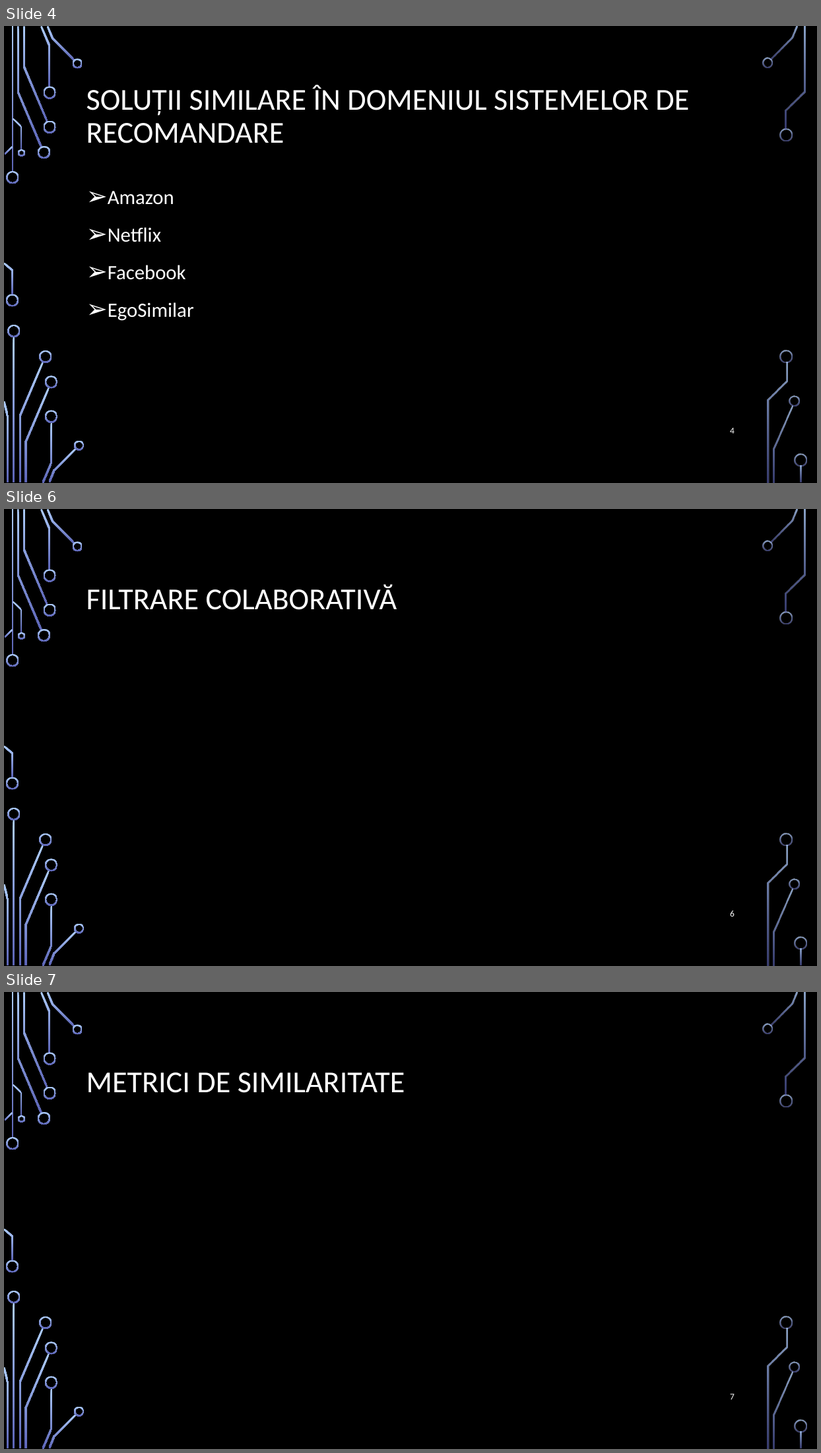
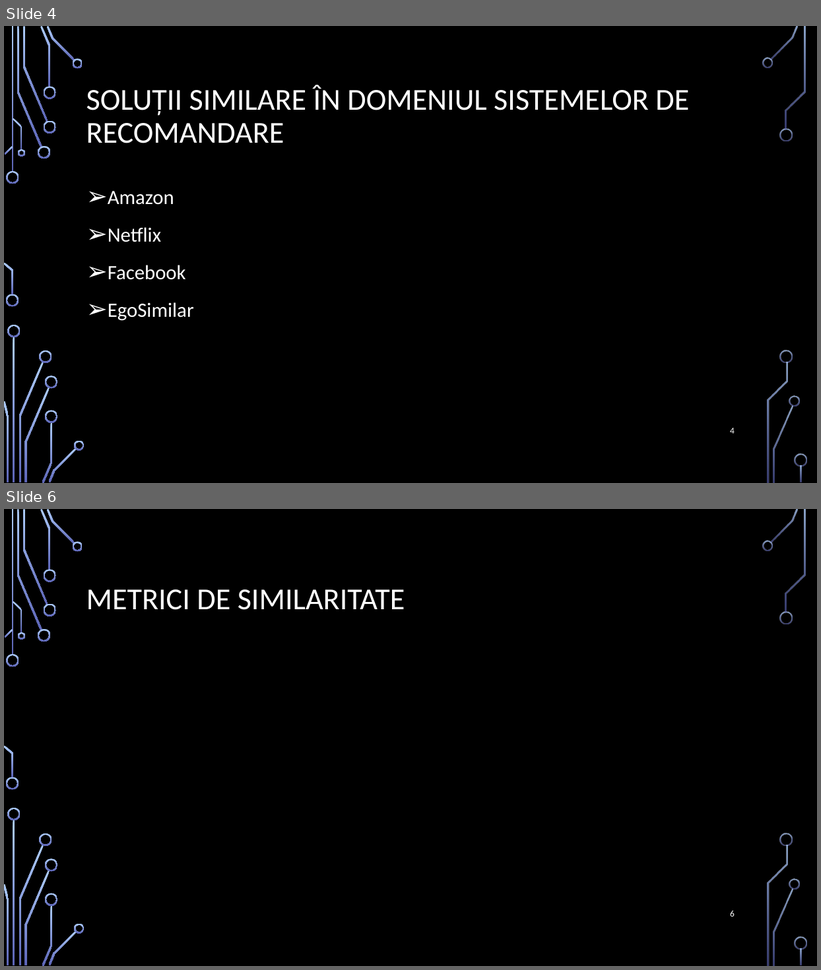
Before and after one commit to bucilamihai/Licenta, a slide deck: PrezentareLicenta.pptx. Shown one above the other, each under a label of ours: slides 4, 6 and 7 before the commit, slides 4 and 6 after it; the slides between them are not shown. The pictures are 821x1453 and 821x970 pixels, drawn with LibreOffice and Linux fonts; fonts in the diff are those of the drawing; grey boxes stand for pictures; background and template pictures are left out. Boxes give left, top, right and bottom in pixels: in the first picture for what was removed or moved away, otherwise in the second. Text is boxed around its words. In the diff, an @@ line names an element or a change of style, - is before the commit and + after.

```diff
--- a/PrezentareLicenta.pptx
+++ b/PrezentareLicenta.pptx
@@ slide 6 removed at [4,509,817,966], background picture (left out); not listed: 36 template elements that a slide beside it also shows @@
@@ title removed at [86,584,397,610] @@
-FILTRARE COLABORATIVĂ
@@ page number removed at [730,911,735,917] @@
-6
@@ what was slide 7 is now slide 6 @@
@@ page number at [730,911,735,917]: text changed @@
-7
+6
```
Also in this commit, not shown: 6 slides changed, 5 slides added, 2 other slides removed, 1 other file.
